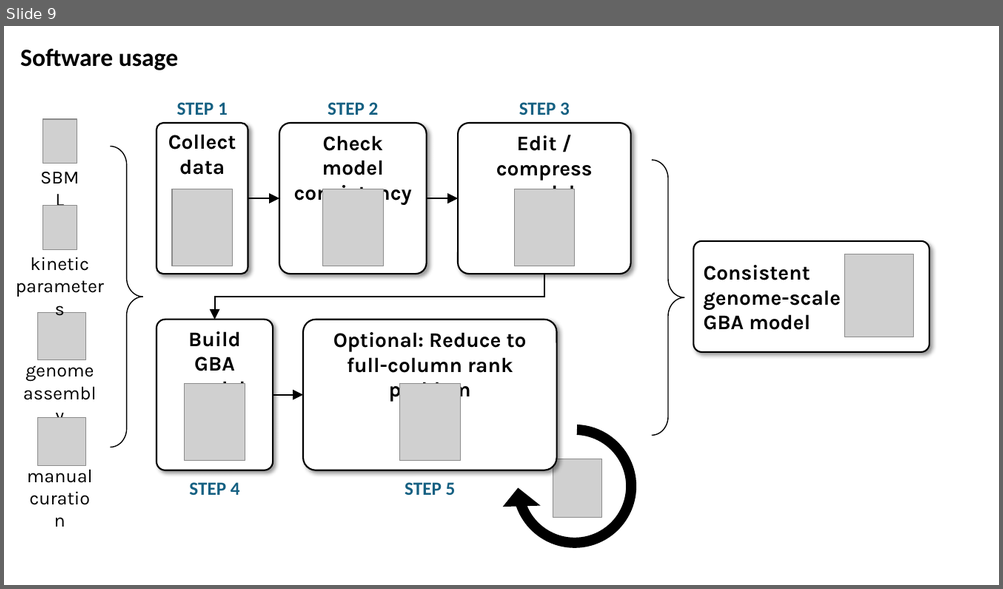
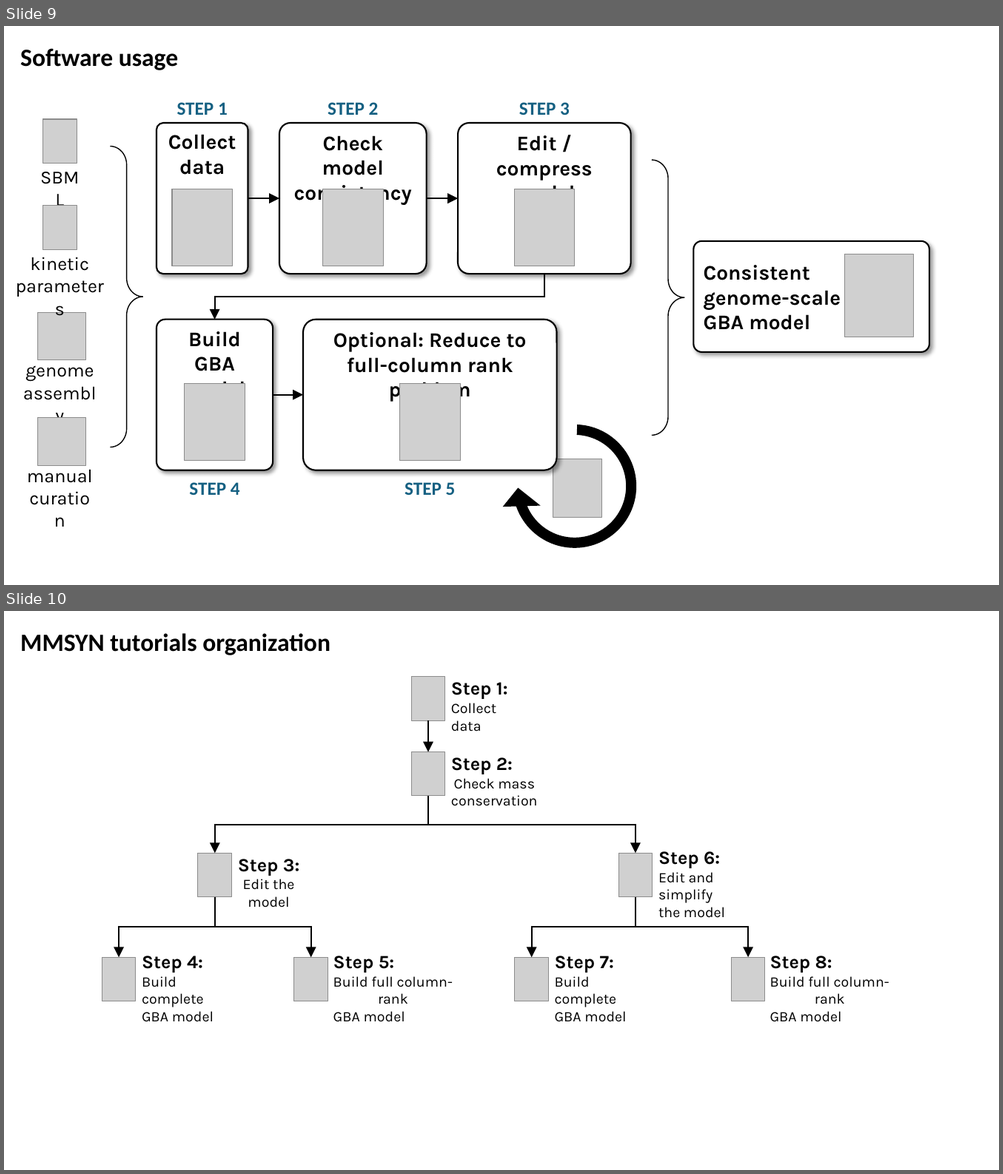
Before and after one commit to charlesrocabert/gbapy, a slide deck: doc/documentation/documentation.pptx. Shown one above the other, each under a label of ours: slide 9 before the commit, slides 9 and 10 after it. The pictures are 1003x589 and 1003x1174 pixels, drawn with LibreOffice and Linux fonts; fonts in the diff are those of the drawing; grey boxes stand for pictures. Boxes give left, top, right and bottom in pixels: in the first picture for what was removed or moved away, otherwise in the second. Text is boxed around its words. In the diff, an @@ line names an element or a change of style, - is before the commit and + after.

Commit message:
Reviewing tutorial intro

```diff
--- a/doc/documentation/documentation.pptx
+++ b/doc/documentation/documentation.pptx
@@ slide 10 added at box(4, 611, 999, 1170), background #FFFFFF @@
@@ text added at box(20, 633, 330, 655), 24 pt, text #000000, bold @@
+MMSYN tutorials organization
@@ picture added at box(412, 677, 445, 721) @@
@@ text added at box(451, 682, 508, 732), 14 pt, text #000000 @@
+Step 1:
+Collect data
@@ arrow added from (428, 721) to (428, 752), #000000 1.5 pt @@
@@ picture added at box(412, 752, 445, 796) @@
@@ text added at box(451, 758, 538, 806), 14 pt, text #000000 @@
+Step 2:
+Check mass conservation
@@ elbow arrow added from (428, 796) to (215, 854), #000000 1.5 pt @@
@@ elbow arrow added from (428, 796) to (635, 854), #000000 1.5 pt @@
@@ picture added at box(198, 854, 232, 897) @@
@@ picture added at box(619, 854, 652, 897) @@
@@ text added at box(658, 851, 725, 918), 14 pt, text #000000 @@
+Step 6:
+Edit and simplify
+the model
@@ text added at box(238, 859, 299, 908), 14 pt, text #000000 @@
+Step 3:
+Edit the model
@@ elbow arrow added from (215, 897) to (119, 958), #000000 1.5 pt @@
@@ elbow arrow added from (215, 897) to (310, 958), #000000 1.5 pt @@
@@ elbow arrow added from (635, 897) to (532, 958), #000000 1.5 pt @@
@@ elbow arrow added from (635, 897) to (748, 958), #000000 1.5 pt @@
@@ picture added at box(102, 958, 135, 1002) @@
@@ text added at box(142, 956, 213, 1022), 14 pt, text #000000 @@
+Step 4:
+Build complete
+GBA model
@@ picture added at box(294, 958, 328, 1002) @@
@@ text added at box(333, 956, 452, 1022), 14 pt, text #000000 @@
+Step 5:
+Build full column-rank
+GBA model
@@ picture added at box(515, 958, 548, 1002) @@
@@ text added at box(555, 956, 626, 1022), 14 pt, text #000000 @@
+Step 7:
+Build complete
+GBA model
@@ picture added at box(731, 958, 764, 1002) @@
@@ text added at box(770, 956, 889, 1022), 14 pt, text #000000 @@
+Step 8:
+Build full column-rank
+GBA model
```
Also in this commit, not shown: 5 other files.
